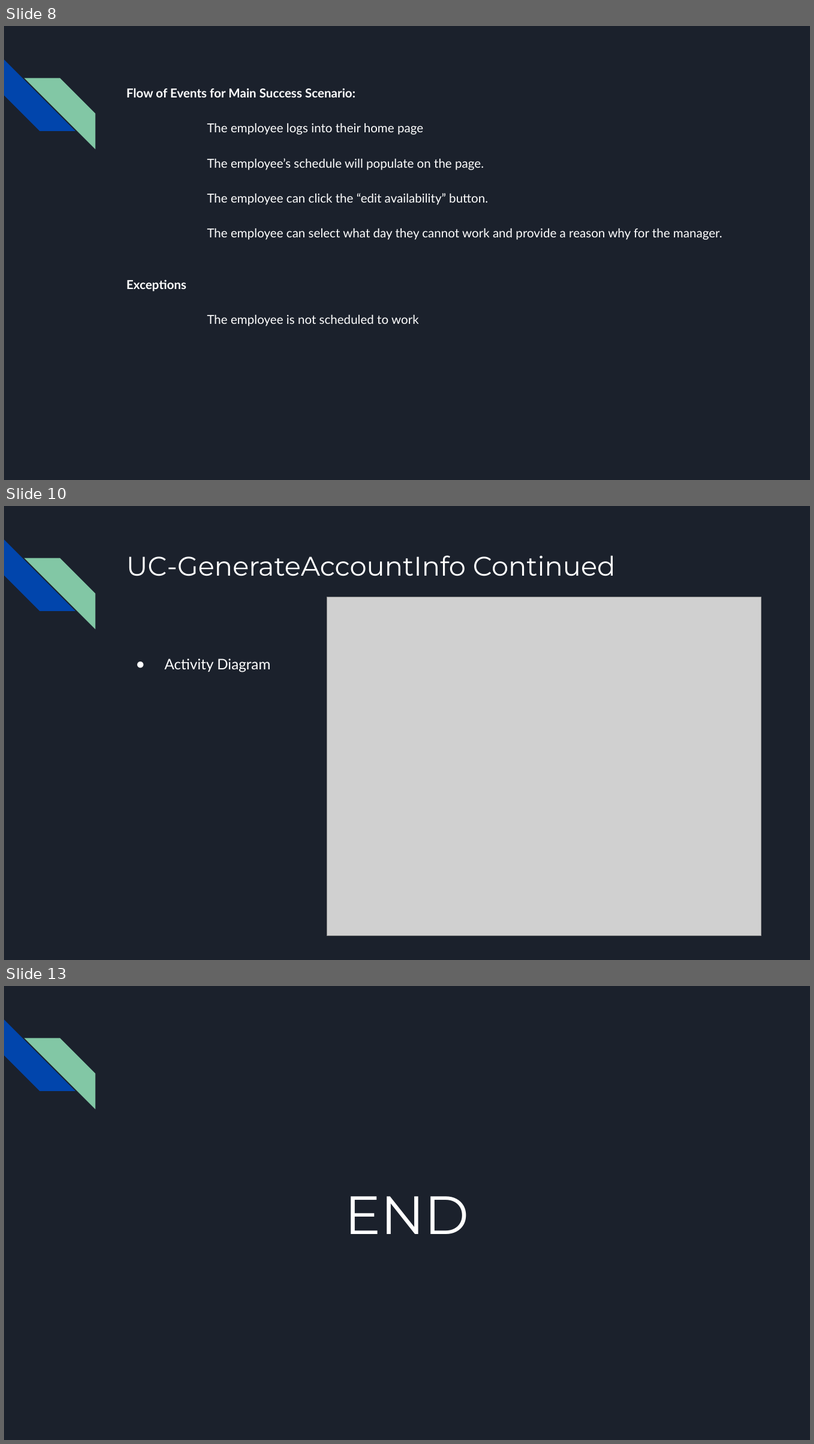
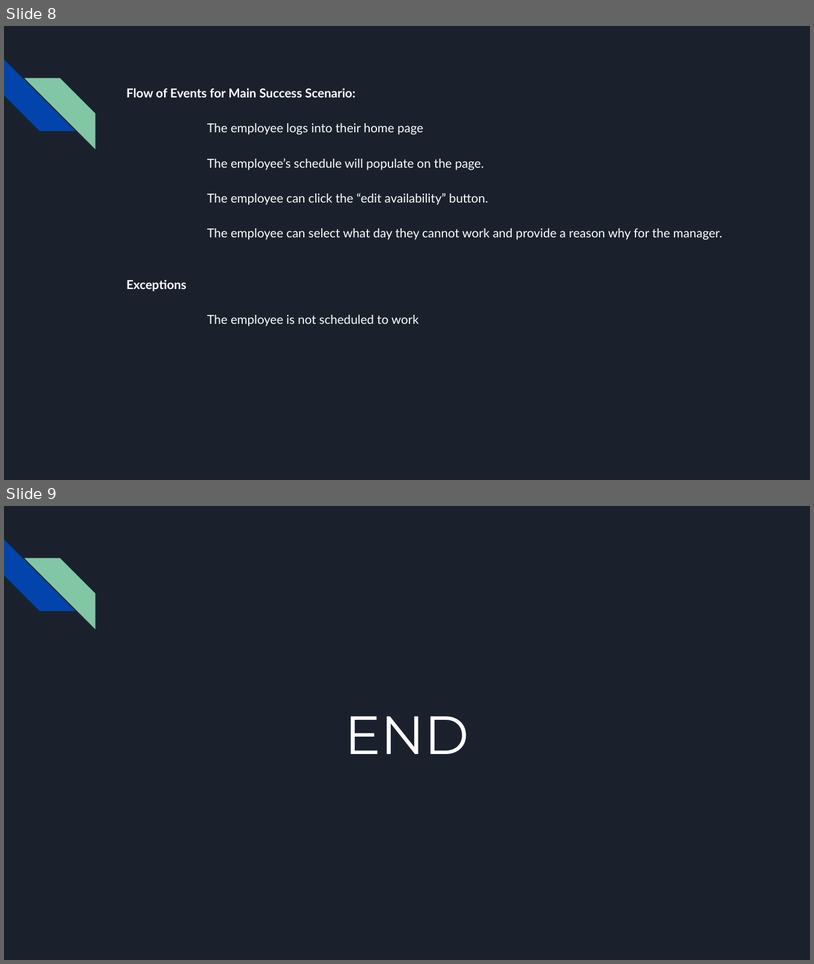
Before and after one commit to GraydonPeck/CSI4999Project, a slide deck: Documentation/4999 - Sprint5.pptx. Shown one above the other, each under a label of ours: slides 8, 10 and 13 before the commit, slides 8 and 9 after it; the slides between them are not shown. The pictures are 814x1444 and 814x964 pixels, drawn with LibreOffice and Linux fonts; fonts in the diff are those of the drawing; grey boxes stand for pictures. Boxes give left, top, right and bottom in pixels: in the first picture for what was removed or moved away, otherwise in the second. Text is boxed around its words. In the diff, an @@ line names an element or a change of style, - is before the commit and + after.

```diff
--- a/Documentation/4999 - Sprint5.pptx
+++ b/Documentation/4999 - Sprint5.pptx
@@ slide 10 removed at [4,506,810,960], background #1B212C; not listed: 2 template elements that a slide beside it also shows @@
@@ title removed at [126,555,616,576] @@
-UC-GenerateAccountInfo Continued
@@ picture removed at [327,597,762,935] @@
@@ text removed at [165,658,270,672] @@
-● Activity Diagram
@@ what was slide 13 is now slide 9 @@
```
Also in this commit, not shown: 3 other slides removed.
